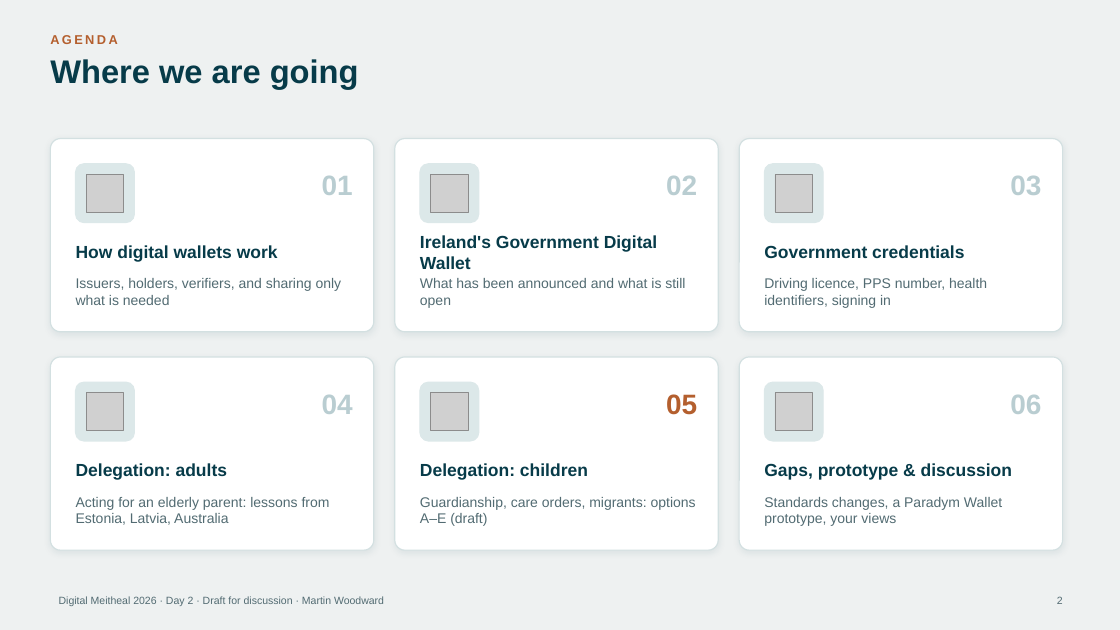
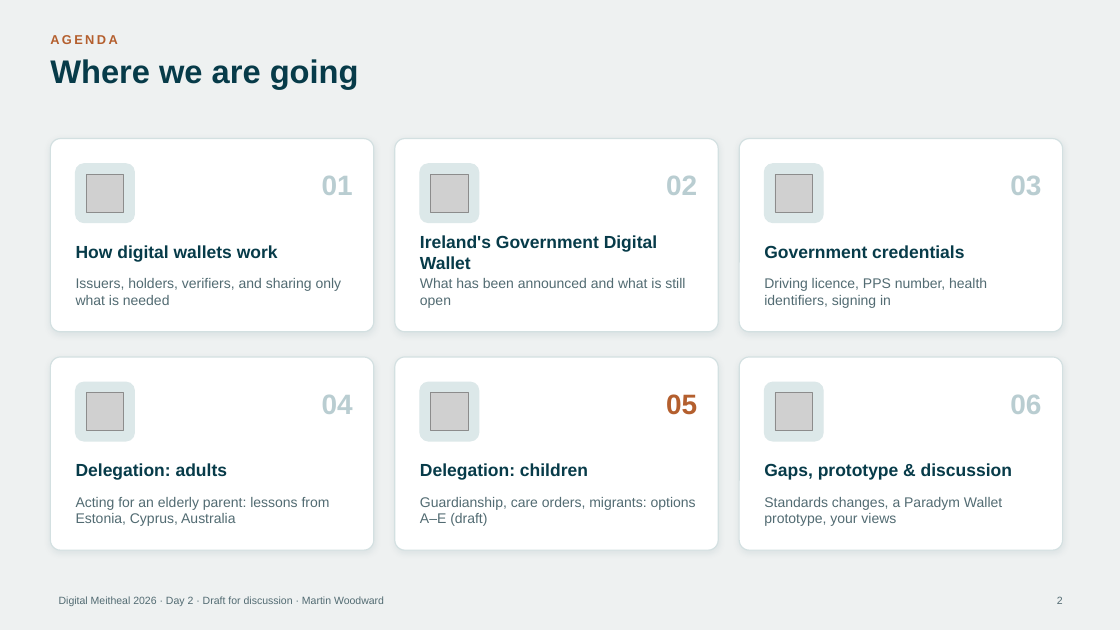
Before and after one commit to martinwoodward/meitheal26, a slide deck: slide 2 of delegated-authority/Digital-Wallets-Delegated-Authority-Meitheal-2026.pptx. Drawn at 1120x630 pixels with LibreOffice and Linux fonts; fonts in the diff are those of the drawing; grey boxes stand for pictures. Boxes give left, top, right and bottom in pixels: in the first picture for what was removed or moved away, otherwise in the second. Text is boxed around its words. In the diff, an @@ line names an element or a change of style, - is before the commit and + after.

```diff
--- a/delegated-authority/Digital-Wallets-Delegated-Authority-Meitheal-2026.pptx
+++ b/delegated-authority/Digital-Wallets-Delegated-Authority-Meitheal-2026.pptx
@@ text at [76,497,330,526]: text changed @@
-Acting for an elderly parent: lessons from Estonia, Latvia, Australia
+Acting for an elderly parent: lessons from Estonia, Cyprus, Australia
```
Also in this commit, not shown: 2 other slides changed, 3 other files.
